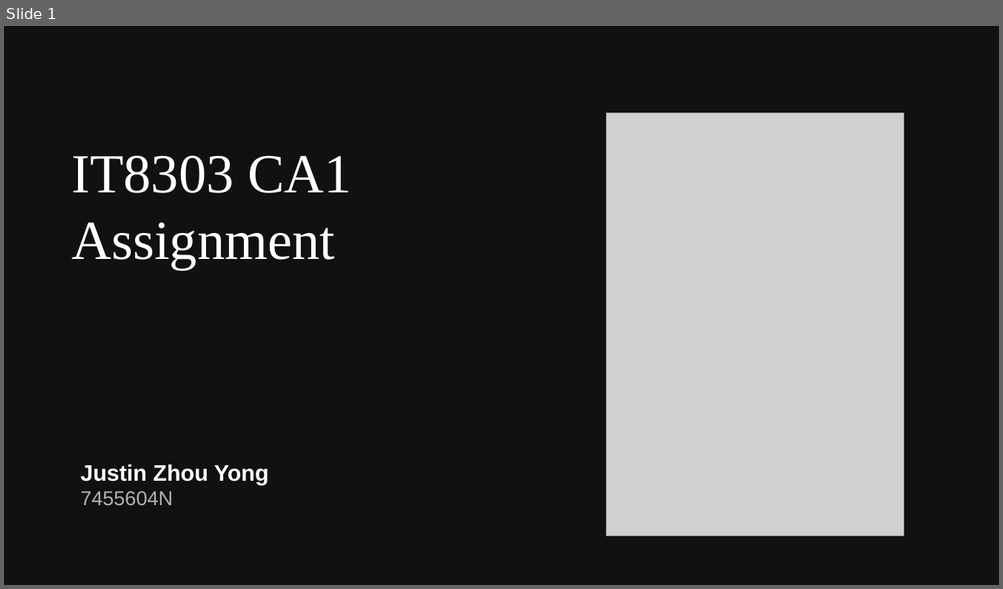
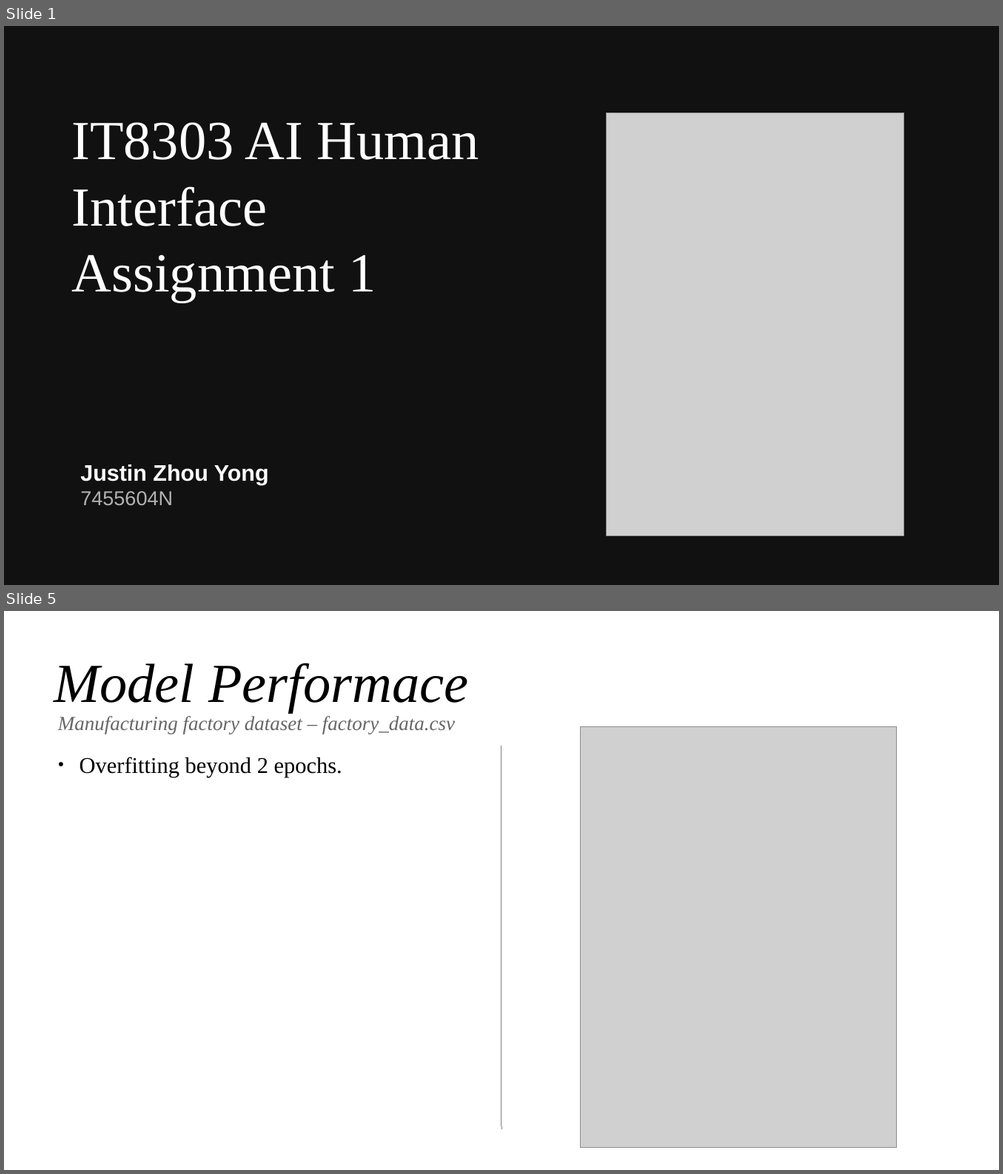
Before and after one commit to juzhyo/IT8303-AI-Human-Interface, a slide deck: ca1/slides.odp. Shown one above the other, each under a label of ours: slide 1 before the commit, slides 1 and 5 after it; the slides between them are not shown. The pictures are 1003x589 and 1003x1174 pixels, drawn with LibreOffice and Linux fonts; fonts in the diff are those of the drawing; grey boxes stand for pictures. Boxes give left, top, right and bottom in pixels: in the first picture for what was removed or moved away, otherwise in the second. Text is boxed around its words. In the diff, an @@ line names an element or a change of style, - is before the commit and + after.

```diff
--- a/ca1/slides.odp
+++ b/ca1/slides.odp
@@ slide 5 added at (4,611,999,1170), background #FFFFFF @@
@@ title added at (54,663,468,712), 44 pt, text #000000, italic @@
+Model Performace
@@ text added at (58,716,455,734), 16 pt, text #666666, italic @@
+Manufacturing factory dataset – factory_data.csv
@@ picture added at (580,726,896,1148) @@
@@ text added at (79,757,342,777), 18 pt, text #000000 @@
+● Overfitting beyond 2 epochs.
@@ line added from (501, 746) to (501, 1130), #808080 0 pt @@
@@ slide 1 changed as well @@
@@ title at (71,122,478,302): text changed @@
-IT8303 CA1 Assignment
+IT8303 AI Human Interface Assignment 1
```
Also in this commit, not shown: 6 other slides added, 6 slides removed, 6 other files.
